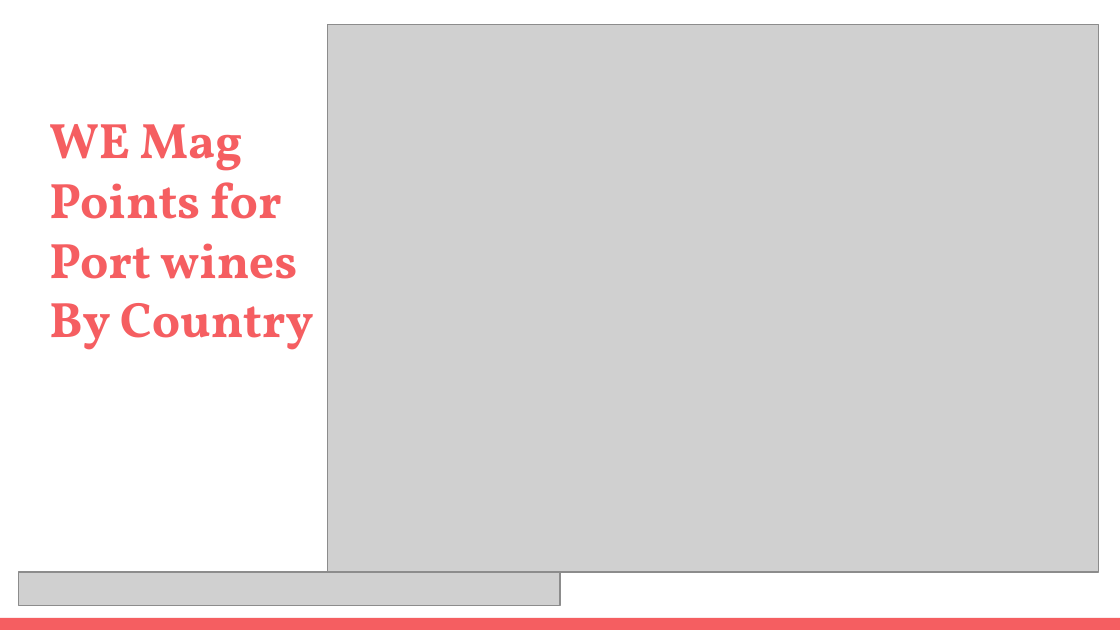
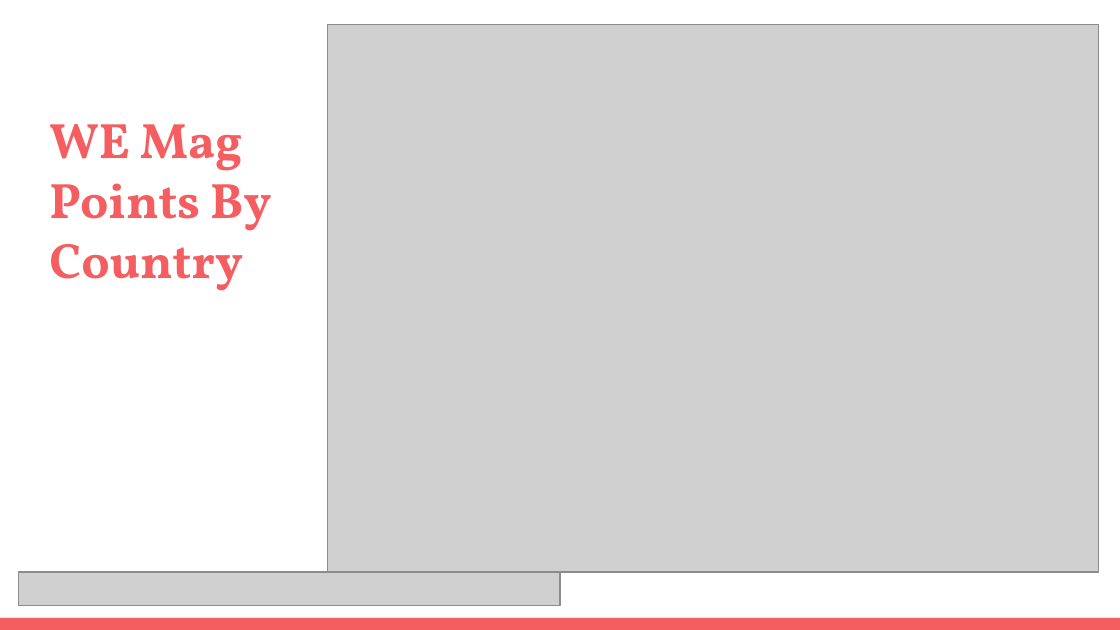
Before and after one commit to bee5633/Shiny-Project, a slide deck: slide 12 of webscraping/Port Wine.pptx. Drawn at 1120x630 pixels with LibreOffice and Linux fonts; fonts in the diff are those of the drawing; grey boxes stand for pictures. Boxes give left, top, right and bottom in pixels: in the first picture for what was removed or moved away, otherwise in the second. Text is boxed around its words. In the diff, an @@ line names an element or a change of style, - is before the commit and + after.

```diff
--- a/webscraping/Port Wine.pptx
+++ b/webscraping/Port Wine.pptx
@@ title at (x1=49, y1=124, x2=271, y2=291): text changed @@
-WE Mag Points for Port wines By Country
+WE Mag Points By Country
```
Also in this commit, not shown: 2 other slides changed, 1 other file.
